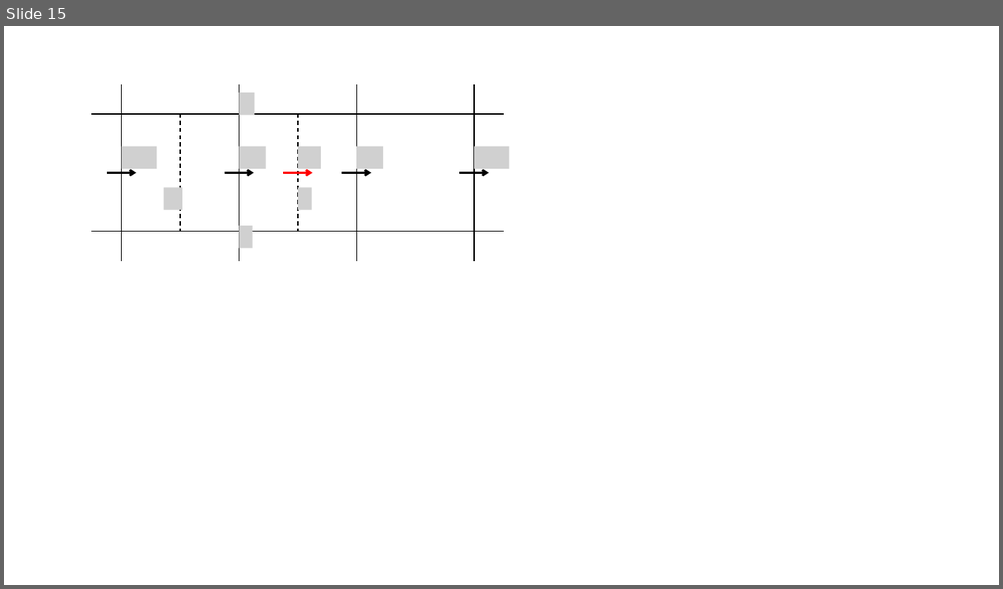
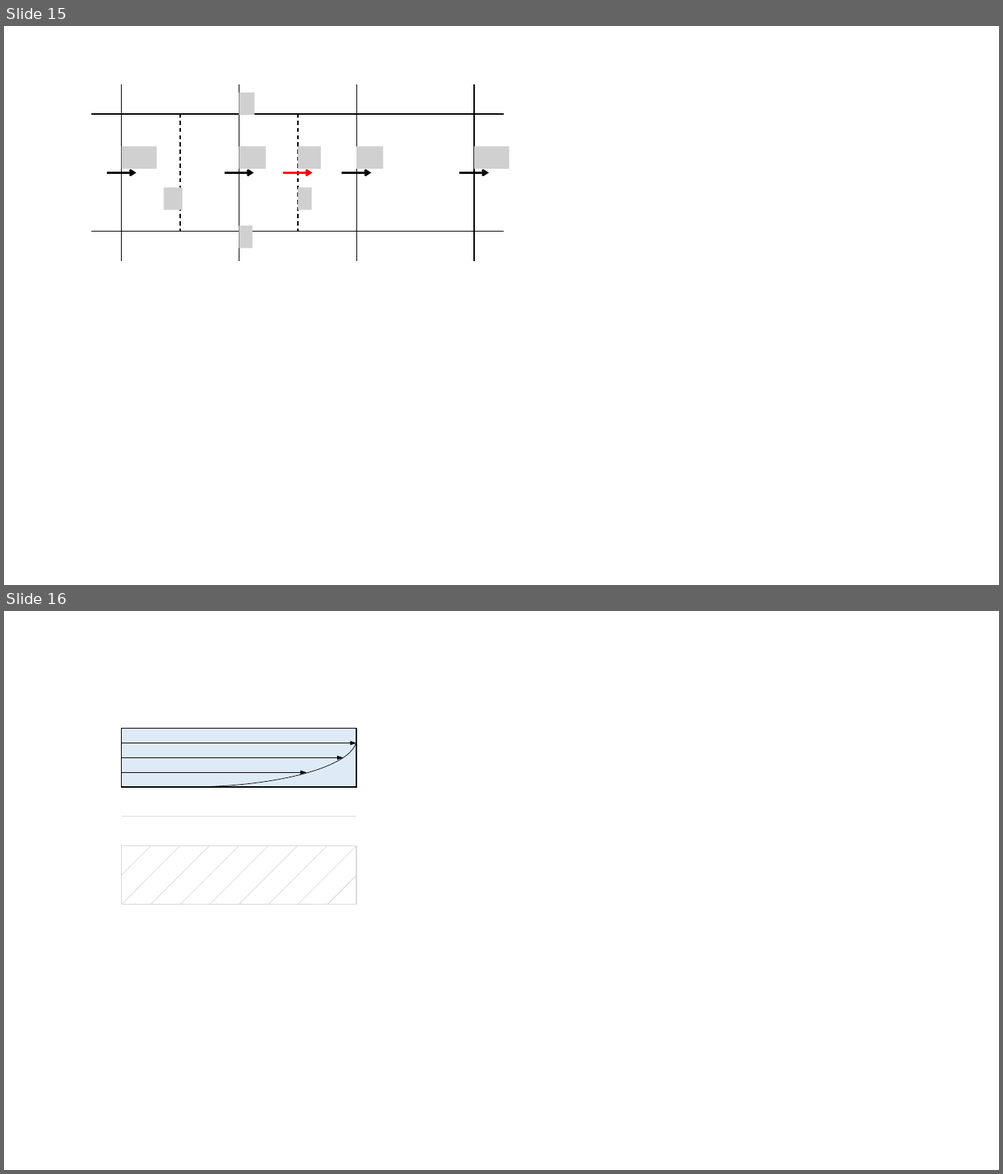
Before and after one commit to AndreaVescovini/Thesis, a slide deck: img/celle.pptx. Shown one above the other, each under a label of ours: slide 15 before the commit, slides 15 and 16 after it. The pictures are 1003x589 and 1003x1174 pixels, drawn with LibreOffice and Linux fonts; fonts in the diff are those of the drawing; grey boxes stand for pictures. Boxes give left, top, right and bottom in pixels: in the first picture for what was removed or moved away, otherwise in the second. Text is boxed around its words. In the diff, an @@ line names an element or a change of style, - is before the commit and + after.

```diff
--- a/img/celle.pptx
+++ b/img/celle.pptx
@@ slide 16 added at [4,611,999,1170], background #FFFFFF @@
@@ arc (boxed as its full ellipse) added at [15,692,357,788], outline #000000 0.5 pt @@
@@ rectangle added at [121,728,356,787], fill #DEEBF7, outline #000000 1 pt @@
@@ arrow added from (121, 743) to (356, 743), #000000 0.5 pt @@
@@ arrow added from (121, 758) to (344, 758), #000000 0.5 pt @@
@@ arrow added from (121, 773) to (307, 773), #000000 0.5 pt @@
@@ line added from (121, 817) to (356, 817), #D9D9D9 1 pt @@
@@ group added at [121,846,371,920]: 4 parallelograms, 1 trapezoid, 1 line, 1 right triangle, 1 rectangle @@
```
Also in this commit, not shown: 3 other slides added, 7 other files.
